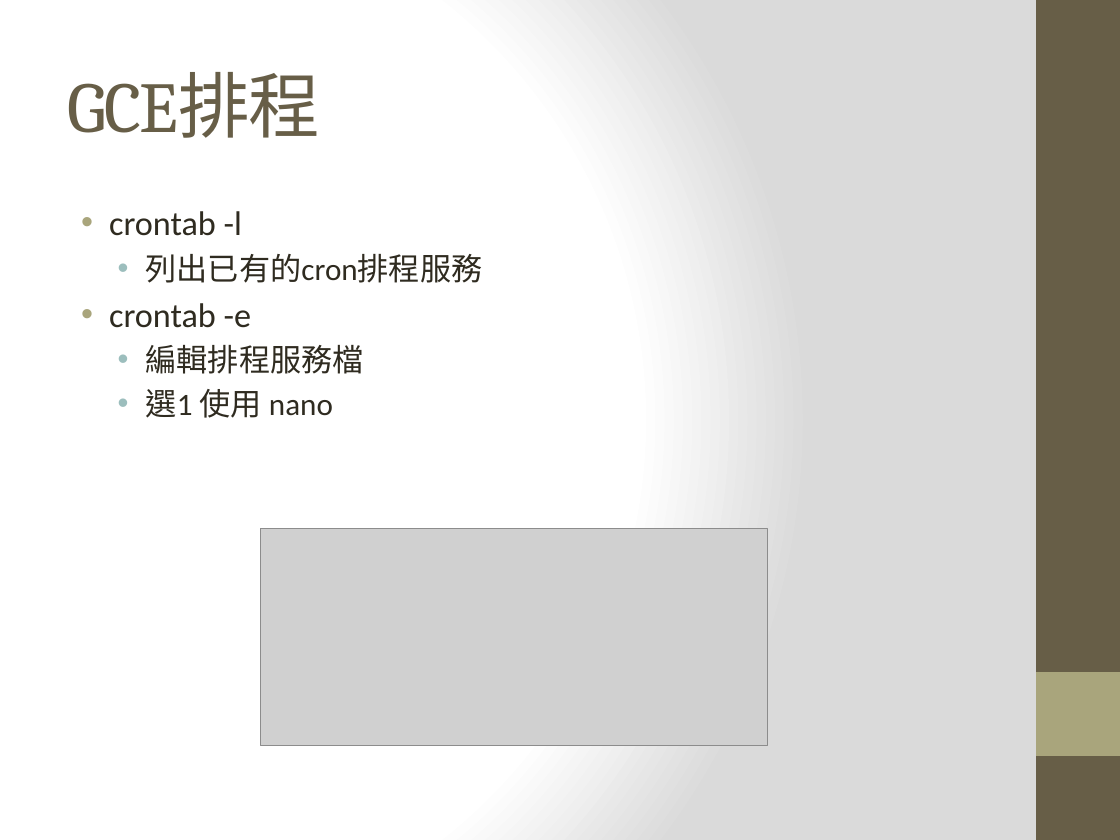
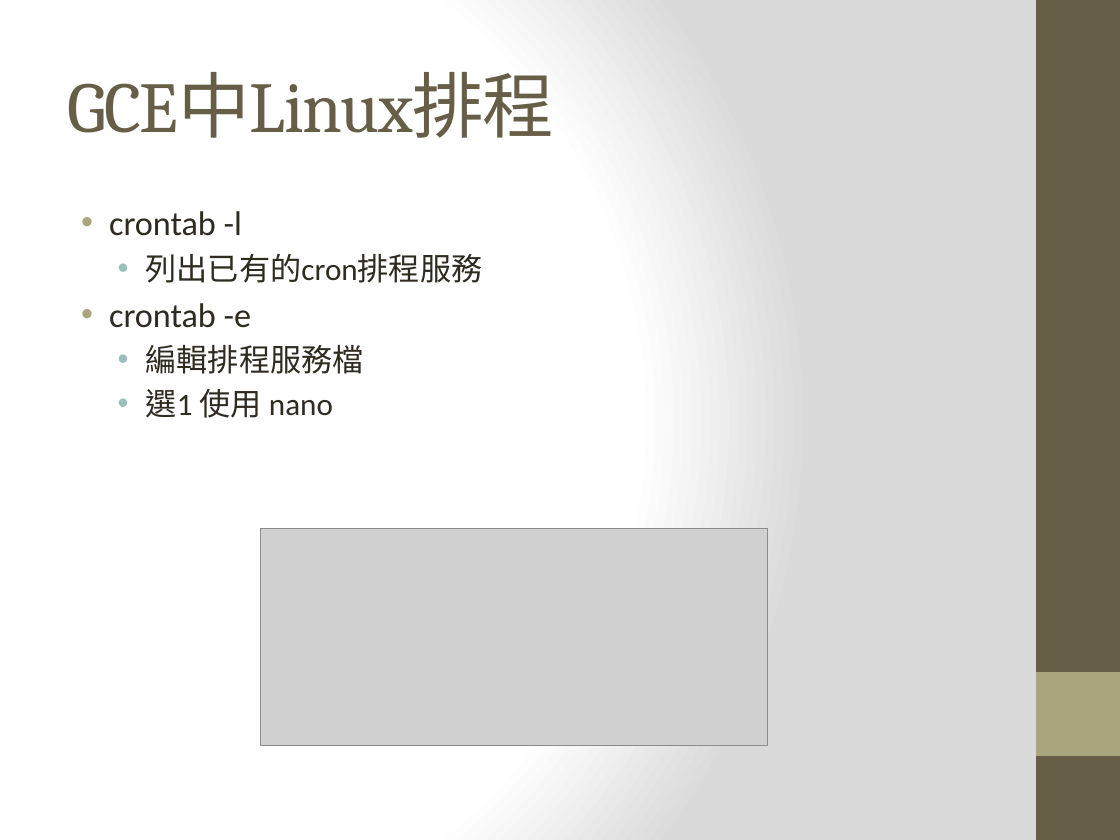
Before and after one commit to maloyang/KH20200704_Python_Basic_and_ML, a slide deck: slide 11 of Day3/Day3-3.pptx (slide 10 before the commit). Drawn at 1120x840 pixels with LibreOffice and Linux fonts; fonts in the diff are those of the drawing; grey boxes stand for pictures. Boxes give left, top, right and bottom in pixels: in the first picture for what was removed or moved away, otherwise in the second. Text is boxed around its words. In the diff, an @@ line names an element or a change of style, - is before the commit and + after.

```diff
--- a/Day3/Day3-3.pptx
+++ b/Day3/Day3-3.pptx
@@ title at (x1=67, y1=72, x2=554, y2=138): text changed @@
-GCE排程
+GCE中Linux排程
```
Also in this commit, not shown: 2 other slides changed, 1 slide added, 3 slides removed, 2 other files.
